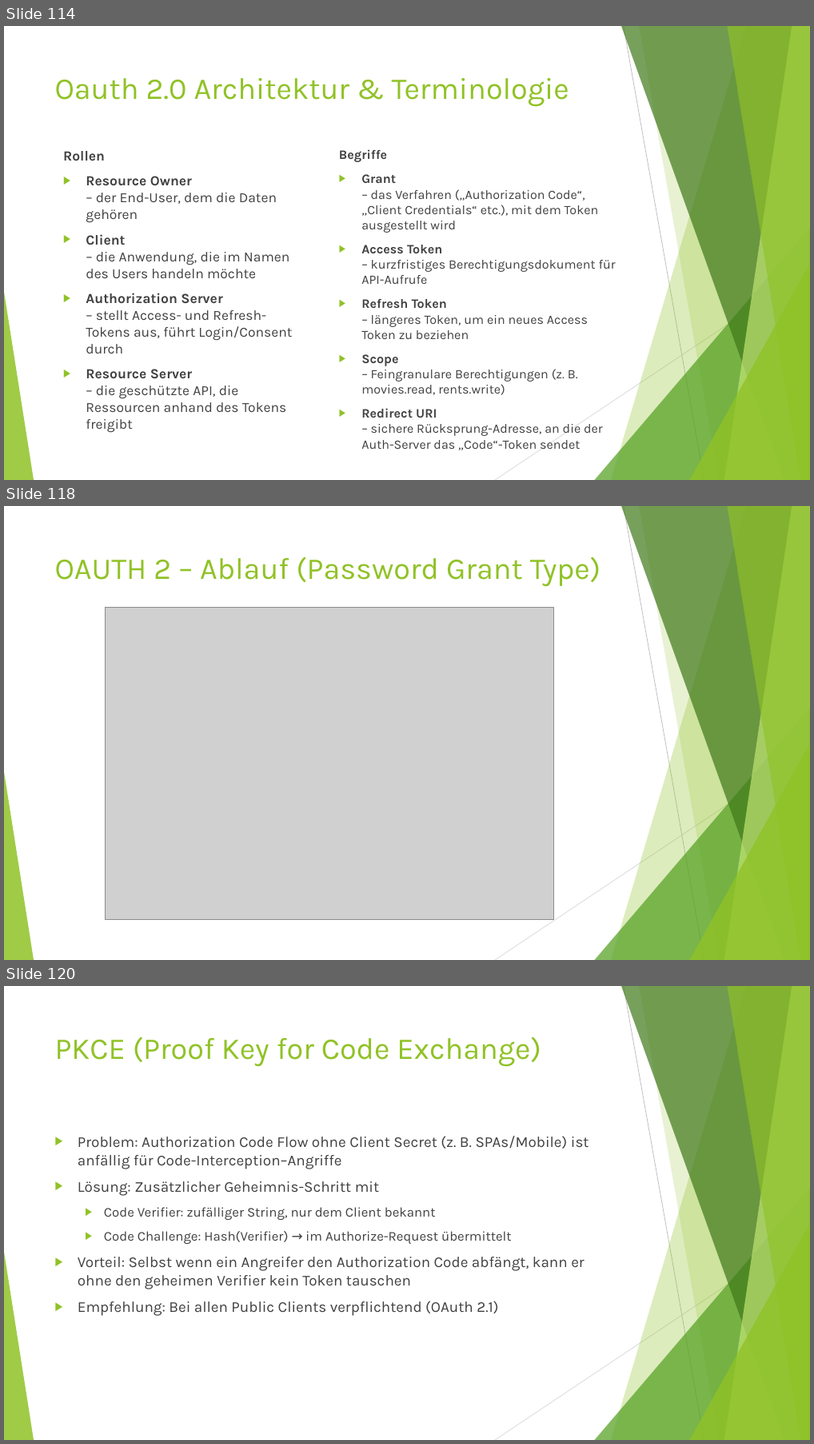
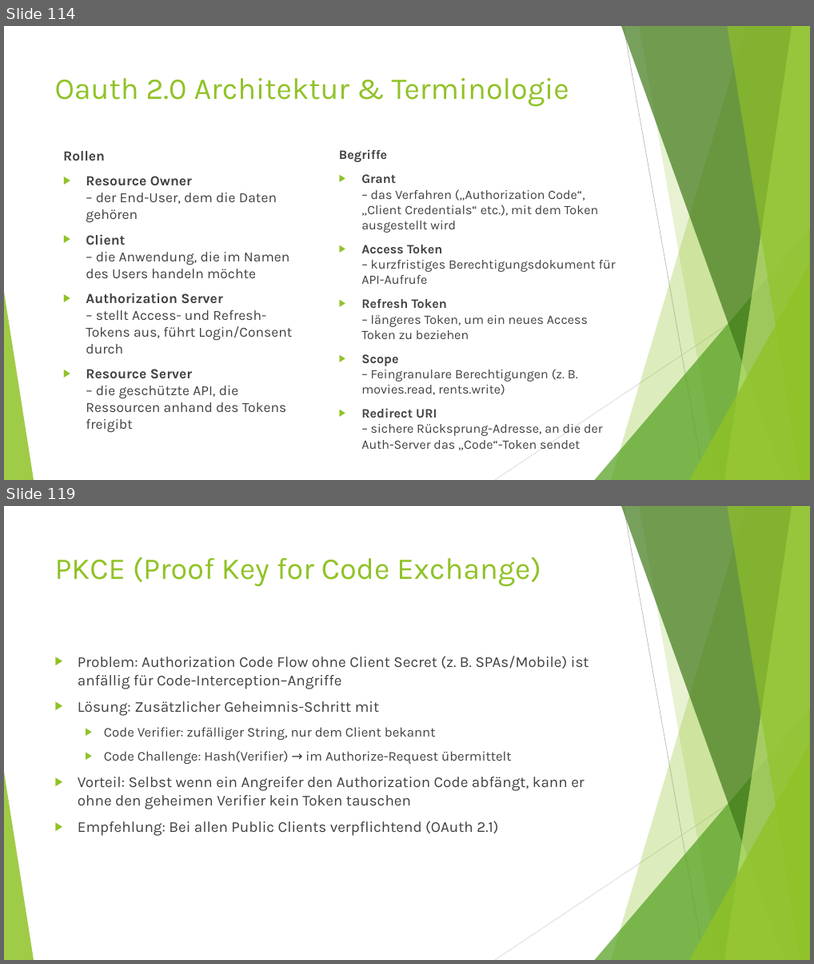
Before and after one commit to MichaelZett/20250708_Spring_Security, a slide deck: Spring_Security.pptx. Shown one above the other, each under a label of ours: slides 114, 118 and 120 before the commit, slides 114 and 119 after it; the slides between them are not shown. The pictures are 814x1444 and 814x964 pixels, drawn with LibreOffice and Linux fonts; fonts in the diff are those of the drawing; grey boxes stand for pictures. Boxes give left, top, right and bottom in pixels: in the first picture for what was removed or moved away, otherwise in the second. Text is boxed around its words. In the diff, an @@ line names an element or a change of style, - is before the commit and + after.

```diff
--- a/Spring_Security.pptx
+++ b/Spring_Security.pptx
@@ slide 118 removed at <box>4,506,810,960</box>, background #FFFFFF; not listed: 10 template elements that a slide beside it also shows @@
@@ title removed at <box>55,556,601,587</box> @@
-OAUTH 2 – Ablauf (Password Grant Type)
@@ picture removed at <box>105,607,554,920</box> @@
@@ what was slide 120 is now slide 119 @@
```
Also in this commit, not shown: 8 slides changed, 4 slides added, 6 other slides removed.
